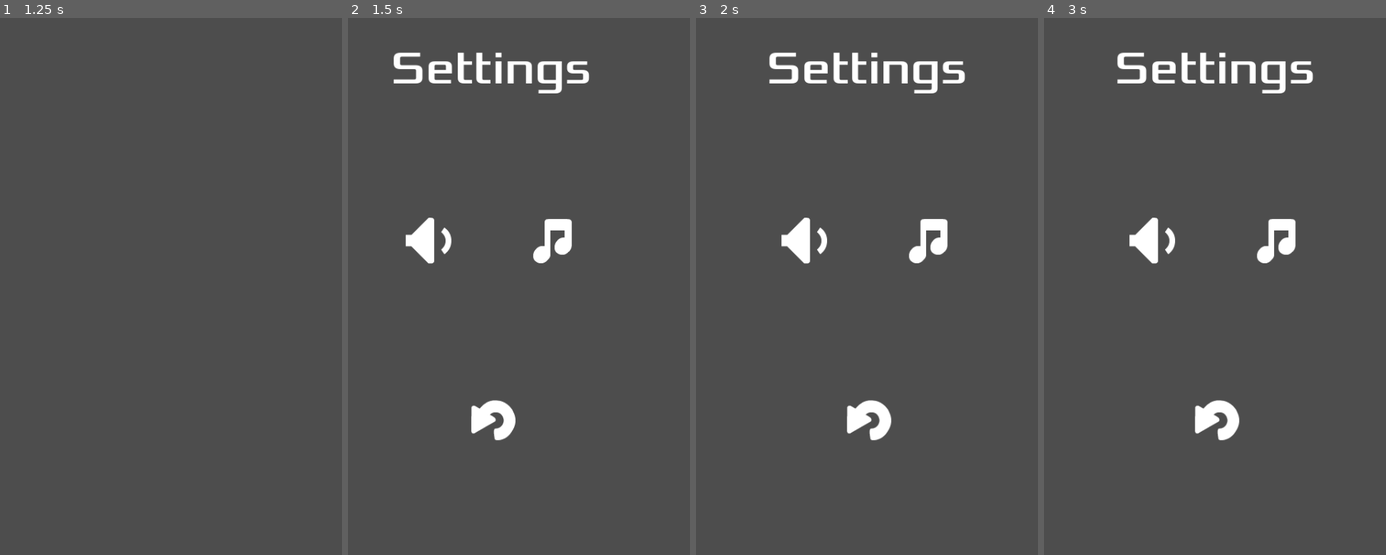
Above: before the commit, frames 1-4 (left to right).
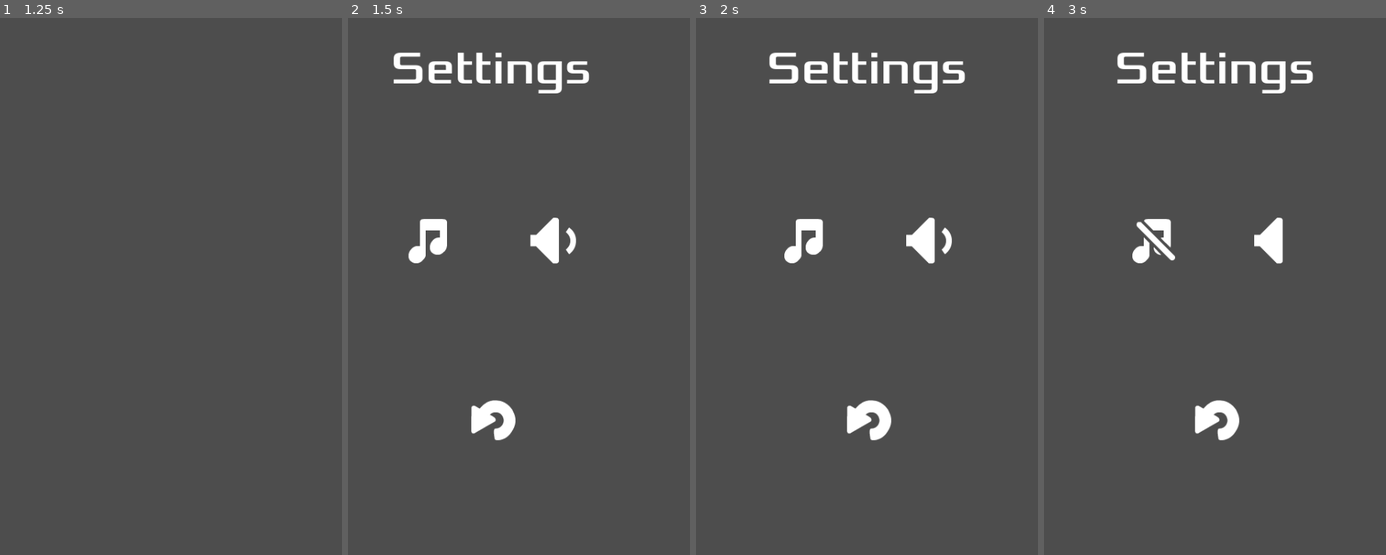
Above: after the commit, the same moments.

Repository: jrenato/circle_jump
Game: Godot game, scene res://Main/main.tscn
The game is run twice, just before and just after one commit, with the same random seed, the same clock (stepped at 60 frames per second) and the same inputs. Sound files missing from this copy of the repository are replaced by a short silence.
Inputs (mouse positions are in pixels of both pictures, inside the frame that each line leads up to; where the layout moved, square brackets give the same spot in the first picture):
- Up to frame 1 (1.25 s): click (232, 238) at 0.5 s
- Up to frame 2 (1.5 s): tap Enter at 1.25 s; move the mouse to (594, 243) at 1.27 s; click (594, 243) at 1.42 s
- Up to frame 3 (2 s): no input
- Up to frame 4 (3 s): click (1276, 238) [1153, 238] at 2 s; click (1153, 238) [1276, 238] at 2.75 s

Frame 1 is identical in both runs. In frame 2, 1.2% of the frame differs, in the area x 16-67%, y 37-46%; in frame 3, 1.2%; in frame 4, 1.3%, in the area x 24-74%, y 37-46%.

Commit message:
Added music and sounds

Diff:
--- a/Autoload/globals.gd
+++ /dev/null
@@ -1 +0,0 @@
-extends Node
--- /dev/null
+++ b/Autoload/settings.gd
@@ -0,0 +1,3 @@
+extends Node
+
+var circles_per_level: int = 5
--- a/Circle/circle.gd
+++ b/Circle/circle.gd
@@ -82,6 +82,8 @@
 	if abs(pivot.rotation - orbit_start) >= 2 * PI:
 		orbits_left -= 1
 
+		AudioManager.play_sound("Beep")
+
 		if orbits_left <= 0:
 			jumper.die()
 			jumper = null
--- a/GUI/screens.gd
+++ b/GUI/screens.gd
@@ -1,6 +1,15 @@
 extends CanvasLayer
 
 signal start_game
+
+var music_buttons = {
+	true: preload("res://Assets/Images/buttons/musicOn.png"),
+	false: preload("res://Assets/Images/buttons/musicOff.png")
+}
+var sound_buttons = {
+	true: preload("res://Assets/Images/buttons/audioOn.png"),
+	false: preload("res://Assets/Images/buttons/audioOff.png")
+}
 
 var fadeout_duration: float = 0.5
 var current_screen: BaseScreen = null
@@ -19,7 +28,7 @@
 	var buttons: Array[Node] = get_tree().get_nodes_in_group("buttons")
 	for button in buttons:
 		if button is TextureButton:
-			button.pressed.connect(_on_button_pressed.bind(button.name))
+			button.pressed.connect(_on_button_pressed.bind(button))
 
 
 func change_screen(new_screen: BaseScreen) -> void:
@@ -34,8 +43,11 @@
 		get_tree().call_group("buttons", "set_disabled", false)
 
 
-func _on_button_pressed(button_name: String) -> void:
-	match button_name:
+func _on_button_pressed(button: TextureButton) -> void:
+	AudioManager.play_sound("Click")
+
+	match button.name:
+		# Title Screen
 		"PlayButton":
 			change_screen(null)
 			await(get_tree().create_timer(fadeout_duration).timeout)
@@ -44,8 +56,18 @@
 			change_screen(settings_screen)
 		"QuitButton":
 			get_tree().quit()
+
+		# Settings Screen
 		"SettingsBackButton":
 			change_screen(title_screen)
+		"MusicButton":
+			AudioManager.set_music_enabled(!AudioManager.is_music_enabled())
+			button.texture_normal = music_buttons[AudioManager.is_music_enabled()]
+		"SoundButton":
+			AudioManager.set_sound_enabled(!AudioManager.is_sound_enabled())
+			button.texture_normal = sound_buttons[AudioManager.is_sound_enabled()]
+
+		# Game Over Screen
 		"HomeButton":
 			change_screen(title_screen)
 		"GameOverRetryButton":
--- a/GUI/settings_screen.tscn
+++ b/GUI/settings_screen.tscn
@@ -10,13 +10,13 @@
 [node name="Label" parent="MarginContainer/VBoxContainer" index="0"]
 text = "Settings"
 
-[node name="SoundButton" type="TextureButton" parent="MarginContainer/VBoxContainer/Buttons" index="0" groups=["buttons"]]
+[node name="MusicButton" type="TextureButton" parent="MarginContainer/VBoxContainer/Buttons" index="0" groups=["buttons"]]
+layout_mode = 2
+texture_normal = ExtResource("3_ii7qc")
+
+[node name="SoundButton" type="TextureButton" parent="MarginContainer/VBoxContainer/Buttons" index="1" groups=["buttons"]]
 layout_mode = 2
 texture_normal = ExtResource("2_jq21h")
-
-[node name="MusicButton" type="TextureButton" parent="MarginContainer/VBoxContainer/Buttons" index="1" groups=["buttons"]]
-layout_mode = 2
-texture_normal = ExtResource("3_ii7qc")
 
 [node name="SettingsBackButton" type="TextureButton" parent="MarginContainer/VBoxContainer/Buttons2" index="0" groups=["buttons"]]
 layout_mode = 2
--- a/Jumper/jumper.gd
+++ b/Jumper/jumper.gd
@@ -42,6 +42,8 @@
 	target = null
 	velocity = transform.x * jump_speed
 
+	AudioManager.play_sound("Jump")
+
 
 func die() -> void:
 	target = null
@@ -53,6 +55,7 @@
 		target = area as Circle
 		velocity = Vector2.ZERO
 		captured.emit(area)
+		AudioManager.play_sound("Capture")
 
 
 func _on_visible_on_screen_notifier_2d_screen_exited() -> void:
--- /dev/null
+++ b/Main/audio_manager.gd
@@ -0,0 +1,83 @@
+extends Node
+
+var musics: Dictionary = {
+	"LightPuzzle": preload("res://Assets/Audio/Music_Light-Puzzles.ogg"),
+}
+
+var sounds: Dictionary = {
+	"Click": preload("res://Assets/Audio/menu_click.wav"),
+	"Jump": preload("res://Assets/Audio/jump.ogg"),
+	"Capture": preload("res://Assets/Audio/capture.ogg"),
+	"Beep": preload("res://Assets/Audio/beep.ogg")
+}
+
+var master_bus: int
+var music_bus: int
+var sound_bus: int
+
+@onready var music_player: AudioStreamPlayer = %MusicPlayer
+@onready var sound_players: Array[AudioStreamPlayer]
+@onready var sound_players_node: Node = %SoundPlayers
+
+
+func _ready() -> void:
+	master_bus = AudioServer.get_bus_index("Master")
+	music_bus = AudioServer.get_bus_index("Music")
+	sound_bus = AudioServer.get_bus_index("Sound")
+
+	for sound_player in sound_players_node.get_children():
+		if sound_player is AudioStreamPlayer:
+			sound_players.append(sound_player)
+
+
+func play_music(music_name: String) -> void:
+	if music_player.stream != musics[music_name]:
+		music_player.stream = musics[music_name]
+
+	if not music_player.is_playing():
+		music_player.play()
+
+
+func stop_music() -> void:
+	music_player.stop()
+
+
+func play_sound(sound_name: String) -> void:
+	for sound_player in sound_players:
+		if not sound_player.is_playing():
+			sound_player.stream = sounds[sound_name]
+			sound_player.play()
+			return
+
+
+func set_music_enabled(enabled: bool) -> void:
+	AudioServer.set_bus_mute(music_bus, not enabled)
+
+
+func is_music_enabled() -> bool:
+	return not AudioServer.is_bus_mute(music_bus)
+
+
+func set_sound_enabled(enabled: bool) -> void:
+	AudioServer.set_bus_mute(sound_bus, not enabled)
+
+
+func is_sound_enabled() -> bool:
+	return not AudioServer.is_bus_mute(sound_bus)
+
+
+func set_master_volume(value: float) -> void:
+	AudioServer.set_bus_volume_db(master_bus, linear_to_db(value))
+
+
+func set_music_volume(value: float) -> void:
+	AudioServer.set_bus_volume_db(music_bus, linear_to_db(value))
+
+
+func set_sound_volume(value: float) -> void:
+	AudioServer.set_bus_volume_db(sound_bus, linear_to_db(value))
+
+
+func _on_music_player_finished() -> void:
+	# TODO: implement next track logic
+	music_player.play()
--- /dev/null
+++ b/Main/audio_manager.tscn
@@ -0,0 +1,30 @@
+[gd_scene load_steps=2 format=3 uid="uid://urd13q8dvop6"]
+
+[ext_resource type="Script" path="res://Main/audio_manager.gd" id="1_mf0qd"]
+
+[node name="AudioManager" type="Node"]
+script = ExtResource("1_mf0qd")
+
+[node name="MusicPlayer" type="AudioStreamPlayer" parent="."]
+unique_name_in_owner = true
+bus = &"Music"
+
+[node name="SoundPlayers" type="Node" parent="."]
+unique_name_in_owner = true
+
+[node name="SoundPlayer_1" type="AudioStreamPlayer" parent="SoundPlayers"]
+bus = &"Sound"
+
+[node name="SoundPlayer_2" type="AudioStreamPlayer" parent="SoundPlayers"]
+bus = &"Sound"
+
+[node name="SoundPlayer_3" type="AudioStreamPlayer" parent="SoundPlayers"]
+bus = &"Sound"
+
+[node name="SoundPlayer_4" type="AudioStreamPlayer" parent="SoundPlayers"]
+bus = &"Sound"
+
+[node name="SoundPlayer_5" type="AudioStreamPlayer" parent="SoundPlayers"]
+bus = &"Sound"
+
+[connection signal="finished" from="MusicPlayer" to="." method="_on_music_player_finished"]
--- a/Main/main.gd
+++ b/Main/main.gd
@@ -34,6 +34,8 @@
 	hud.show_message("Go!")
 	score = 0
 	hud.update_score(score)
+
+	AudioManager.play_music("LightPuzzle")
 
 
 func spawn_jumper() -> void:
@@ -77,3 +79,4 @@
 	get_tree().call_group("circles", "implode")
 	hud.hide_hud()
 	screens.game_over()
+	AudioManager.stop_music()
--- /dev/null
+++ b/default_bus_layout.tres
@@ -0,0 +1,15 @@
+[gd_resource type="AudioBusLayout" format=3 uid="uid://bvf7pjvq5qpvt"]
+
+[resource]
+bus/1/name = &"Music"
+bus/1/solo = false
+bus/1/mute = false
+bus/1/bypass_fx = false
+bus/1/volume_db = -10.9863
+bus/1/send = &"Master"
+bus/2/name = &"Sound"
+bus/2/solo = false
+bus/2/mute = false
+bus/2/bypass_fx = false
+bus/2/volume_db = 0.0
+bus/2/send = &"Master"
--- a/project.godot
+++ b/project.godot
@@ -16,6 +16,10 @@
 run/max_fps=60
 config/icon="res://icon.svg"
 
+[autoload]
+
+AudioManager="*res://Main/audio_manager.tscn"
+
 [debug]
 
 gdscript/warnings/unused_parameter=0
Not shown, removed: Assets/Audio/70.ogg.import
Not shown, removed: Assets/Audio/88.ogg.import
Not shown, removed: Assets/Audio/89.ogg.import
Not shown, added: Assets/Audio/beep.ogg.import
Not shown, added: Assets/Audio/capture.ogg.import
Not shown, added: Assets/Audio/jump.ogg.import
Not shown, added: Assets/Audio/beep.ogg
Not shown, added: Assets/Audio/capture.ogg
Not shown, added: Assets/Audio/jump.ogg
